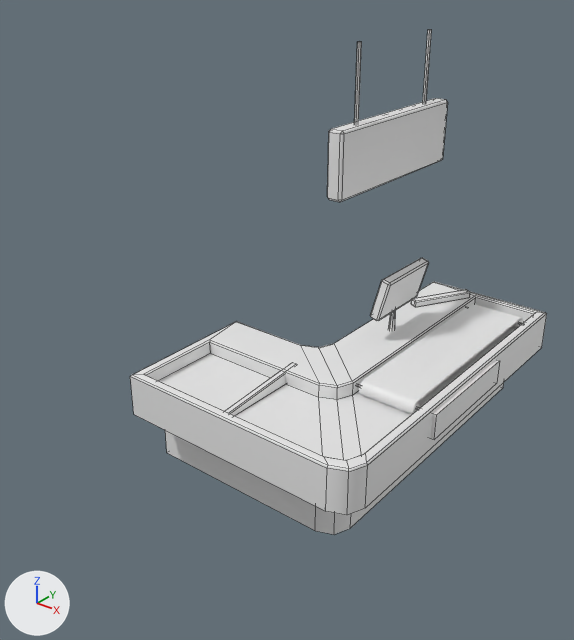
The FBX model Assets/Props/Cash_01.fbx: old version first, new version second.
Before and after are seen from a camera (50 mm lens) standing at (2.65, -4.81, 3.83) and looking at (-0.61, -0.73, 1.3). The lights are fixed; the arrows at lower left show +X, +Y and +Z. Mesh edges are drawn as thin lines on the coarser meshes. Materials are left out; every surface is plain grey. Where no turn or scale is listed for an object, it has been applied to the vertices.

In view in the first picture: 'Cash', 'Lenta'.
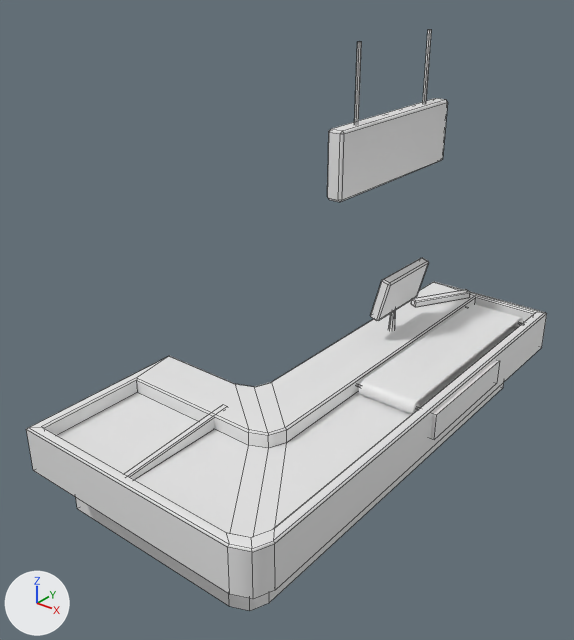
Edits to the bpy script that builds the scene:
```text
Change me_mesh_003:
    used by ob_cash; location = (0.815, 0.0, 0.726)
    remove me_mesh_003.from_pydata(...)  # 234 vertices, 188 faces; spans x -2.32..-0.28, y -1.5..1.5, z -0.73..2.44
    add me_mesh_003.from_pydata(...)  # 234 vertices, 188 faces; spans x -2.32..-0.28, y -2.41..1.5, z -0.73..2.44
    me_mesh_003 part 1: the loose piece of 12 vertices spanning x -1.5..-1.45, y -1.42..-0.58, z 0.03..0.14 is scaled about its middle by (1, 1.15, 1), then moved by (0.0, -0.85, 0.0)
    me_mesh_003 part 2: all 21 vertices in x -0.8..-0.32, y -1.5..-1.02, z -0.2..0.14 are moved by (0.0, -0.91, 0.0)
    me_mesh_003 part 3: all 7 vertices in x -2.32..-2.23, y -1.5..-1.2, z -0.2..0.14 are moved by (0.0, -0.91, 0.0)
    me_mesh_003 part 4: all 3 vertices in x -0.8..-0.62, y -1.2..-1.02, z -0.73 are moved by (0.0, -0.91, 0.0)
    me_mesh_003 part 5: the 1 vertex in x -2.32, y -1.2, z -0.73 is moved by (0.0, -0.91, 0.0)
    me_mesh_003 part 6: 24 of the vertices in x -2.32..-0.95, y -0.73..-0.13, z -0.73..0.14 are moved by (0.0, -0.78, 0.0)
```

Pixel boxes [x1, y1, x2, y2] of what changed, in the pictures (574 x 640 px; the box of a moved part takes in the faces that stretch with it):
'Cash', reshaped (25% wider, 15% taller): before [130, 30, 547, 534]; after [26, 30, 547, 611]
part 1 of me_mesh_003, moved or reshaped: before [225, 371, 286, 416]; after [124, 414, 215, 479]
part 2 of me_mesh_003, moved or reshaped: before [319, 312, 547, 515]; after [226, 312, 547, 599]
part 3 of me_mesh_003, moved or reshaped: before [130, 322, 328, 511]; after [26, 357, 249, 594]
part 4 of me_mesh_003, moved or reshaped: before [315, 382, 504, 534]; after [229, 382, 504, 611]
part 5 of me_mesh_003, moved or reshaped: before [165, 430, 316, 530]; after [76, 498, 229, 606]
part 6 of me_mesh_003, moved or reshaped: before [210, 282, 476, 400]; after [137, 282, 476, 448]
